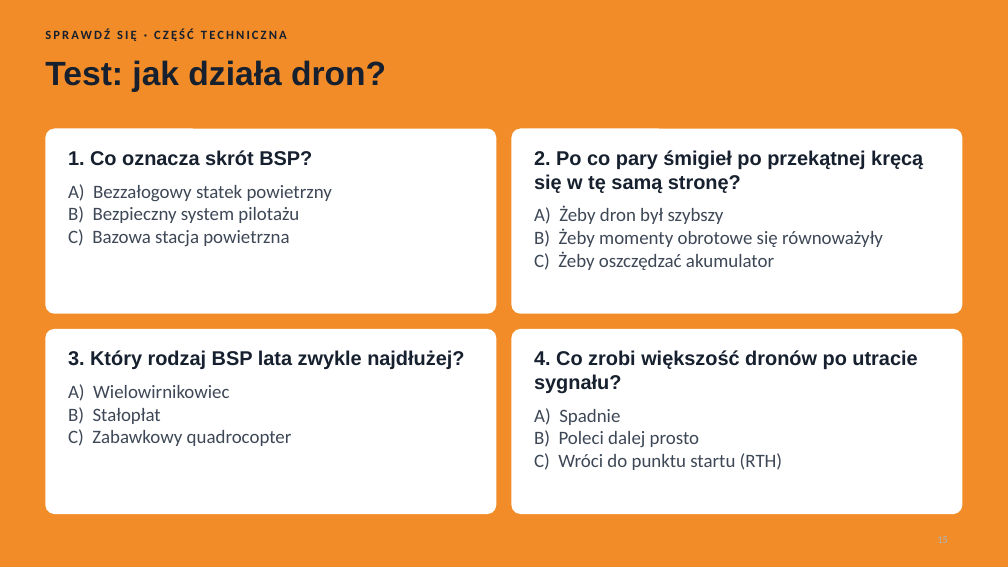
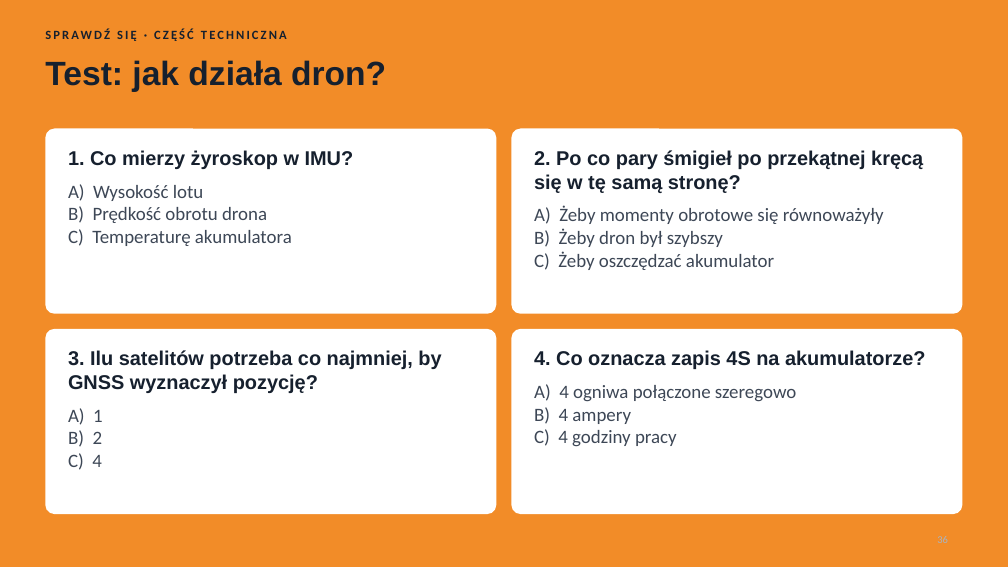
Before and after one commit to Pawel202685/psychic-octo-invention, a slide deck: slide 36 of Ogolna_wiedza_o_BSP.pptx (slide 15 before the commit). Drawn at 1008x567 pixels with LibreOffice and Linux fonts; fonts in the diff are those of the drawing. Boxes give left, top, right and bottom in pixels: in the first picture for what was removed or moved away, otherwise in the second. Text is boxed around its words. In the diff, an @@ line names an element or a change of style, - is before the commit and + after.

```diff
--- a/Ogolna_wiedza_o_BSP.pptx
+++ b/Ogolna_wiedza_o_BSP.pptx
@@ text at [68,150,354,246]: text changed @@
-1. Co oznacza skrót BSP?
-A) Bezzałogowy statek powietrzny
-B) Bezpieczny system pilotażu
-C) Bazowa stacja powietrzna
+1. Co mierzy żyroskop w IMU?
+A) Wysokość lotu
+B) Prędkość obrotu drona
+C) Temperaturę akumulatora
@@ text at [534,206,884,247]: text changed @@
-A) Żeby dron był szybszy
-B) Żeby momenty obrotowe się równoważyły
+A) Żeby momenty obrotowe się równoważyły
+B) Żeby dron był szybszy
@@ text at [68,350,441,470]: text changed; size 18 to 19 pt; font Calibri to Arial; text colour #3D4756 to #16202E; bold on @@
-3. Który rodzaj BSP lata zwykle najdłużej?
-A) Wielowirnikowiec
-B) Stałopłat
-C) Zabawkowy quadrocopter
+3. Ilu satelitów potrzeba co najmniej, by GNSS wyznaczył pozycję?
+A) 1
+B) 2
+C) 4
@@ text at [534,350,925,447]: text changed @@
-4. Co zrobi większość dronów po utracie sygnału?
-A) Spadnie
-B) Poleci dalej prosto
-C) Wróci do punktu startu (RTH)
+4. Co oznacza zapis 4S na akumulatorze?
+A) 4 ogniwa połączone szeregowo
+B) 4 ampery
+C) 4 godziny pracy
@@ page number at [937,536,948,543]: text changed @@
-15
+36
```
Also in this commit, not shown: 10 other slides changed, 25 slides added, 5 slides removed.
